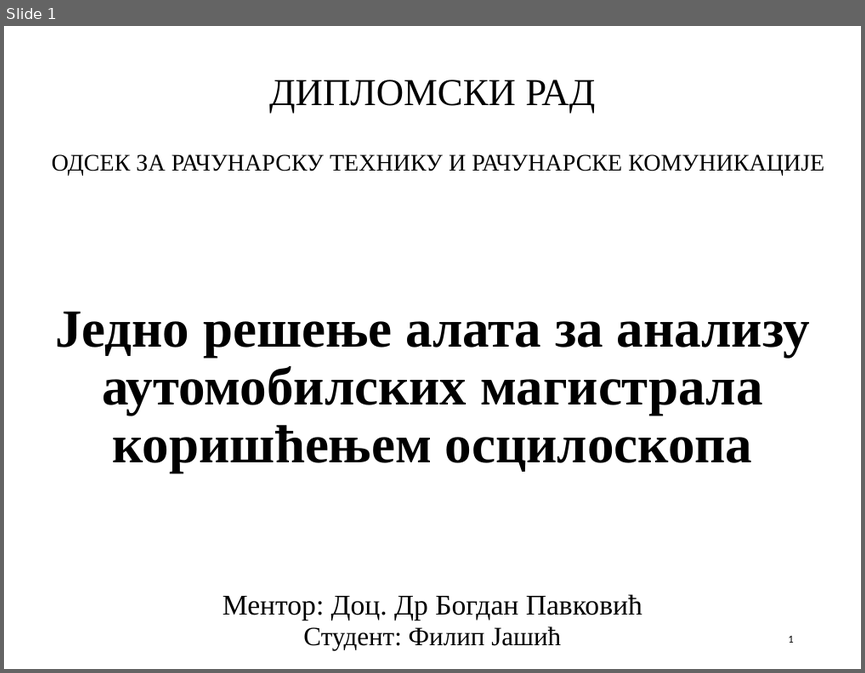
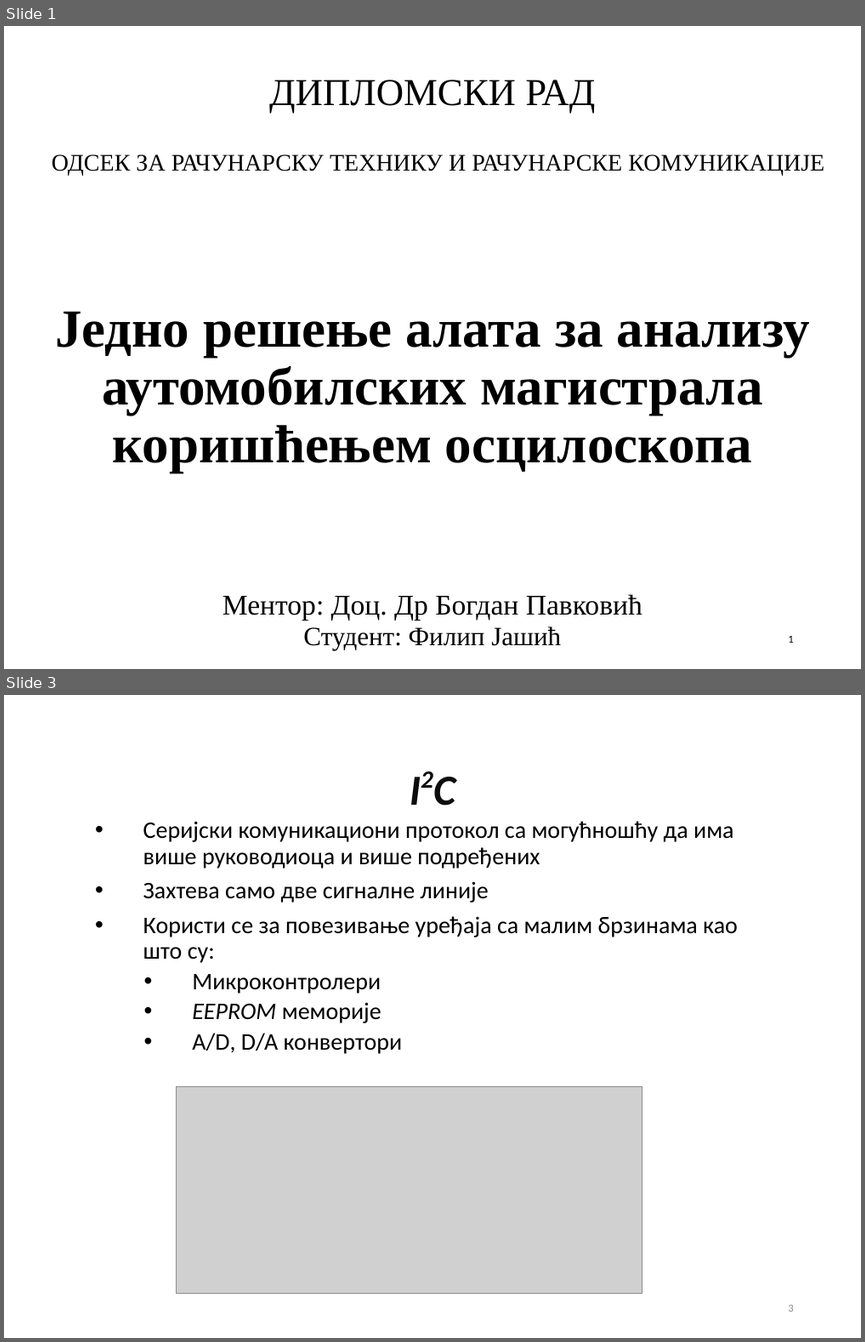
Before and after one commit to fjasic/bsc, a slide deck: documentation/Filip_Jasic_RA46-2014-prezentacija.ppt. Shown one above the other, each under a label of ours: slide 1 before the commit, slides 1 and 3 after it; the slides between them are not shown. The pictures are 865x673 and 865x1342 pixels, drawn with LibreOffice and Linux fonts; fonts in the diff are those of the drawing; grey boxes stand for pictures; background and template pictures are left out. Boxes give left, top, right and bottom in pixels: in the first picture for what was removed or moved away, otherwise in the second. Text is boxed around its words. In the diff, an @@ line names an element or a change of style, - is before the commit and + after.

```diff
--- a/documentation/Filip_Jasic_RA46-2014-prezentacija.ppt
+++ b/documentation/Filip_Jasic_RA46-2014-prezentacija.ppt
@@ slide 3 added at (4,695,861,1338), background #FFFFFF @@
@@ title added at (64,729,802,853), 36 pt, text #0D0D0D, bold, italic @@
+I2C
@@ text added at (143,821,738,1054), 20 pt, text #000000 @@
+• Серијски комуникациони протокол са могућношћу да има више руководиоца и више подређених
+• Захтева само две сигналне линије
+• Користи се за повезивање уређаја са малим брзинама као што су:
+    • Микроконтролери
+    • EEPROM меморије
+    • A/D, D/A конвертори
@@ picture added at (177,1087,642,1293) @@
@@ page number added at (788,1304,793,1311), 9 pt, text #898989 @@
+3
```
Also in this commit, not shown: 3 other slides added, 4 slides removed, 13 other files.
